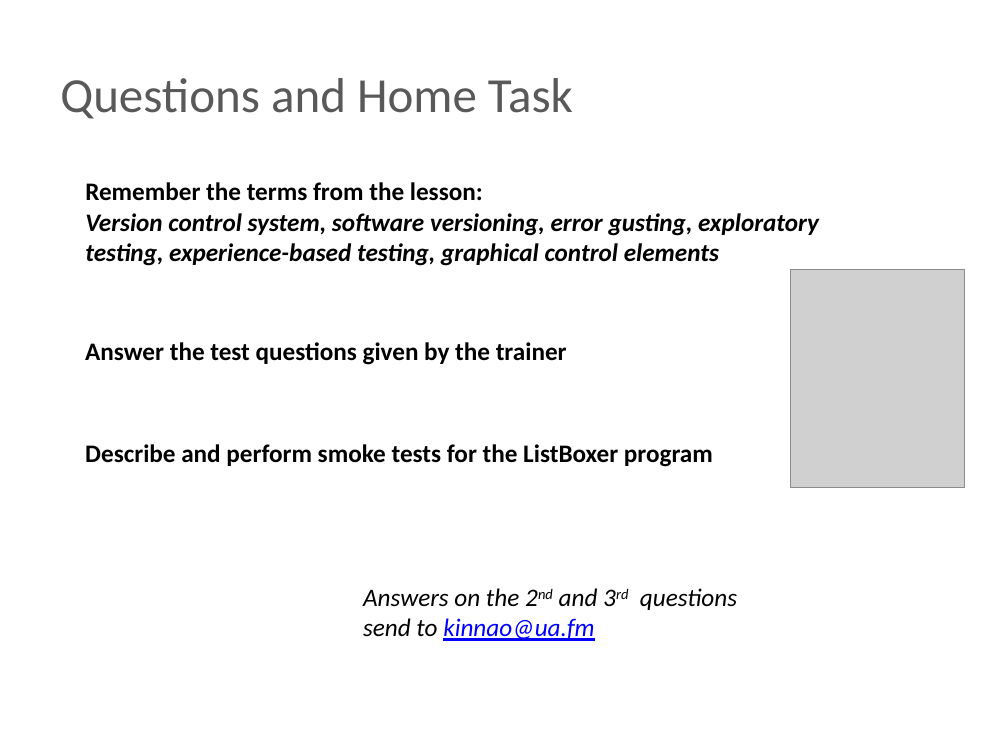
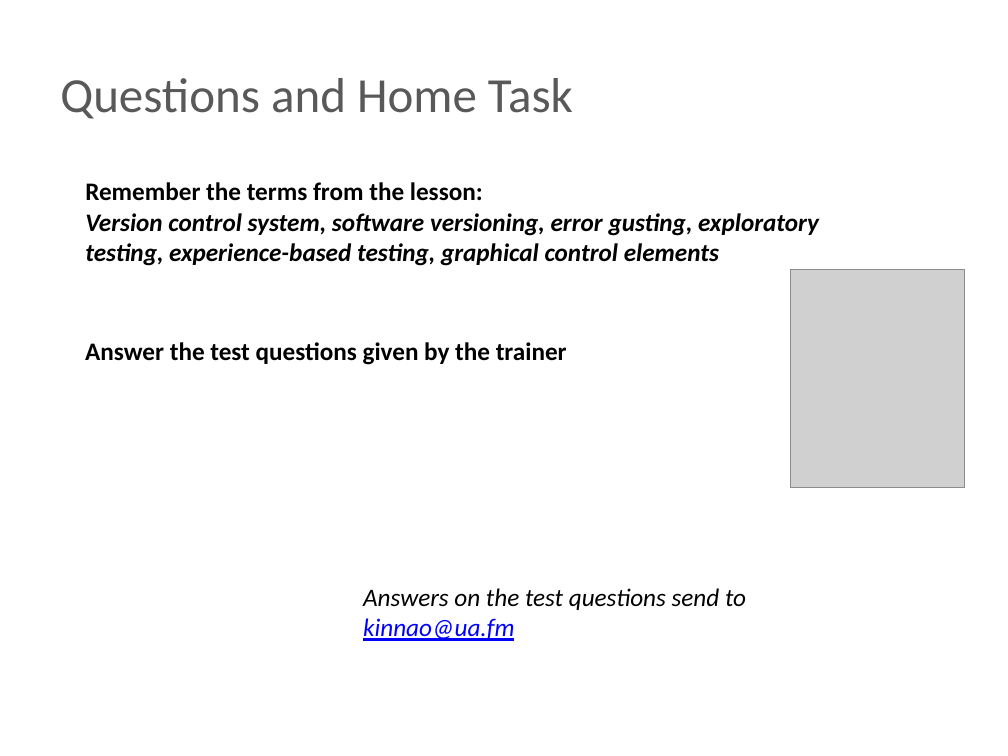
Before and after one commit to BigRacer/swtesting, a slide deck: slide 17 of inna/Занятие6/Занятие 6.pptx. Drawn at 1008x756 pixels with LibreOffice and Linux fonts; fonts in the diff are those of the drawing; grey boxes stand for pictures; background and template pictures are left out. Boxes give left, top, right and bottom in pixels: in the first picture for what was removed or moved away, otherwise in the second. Text is boxed around its words. In the diff, an @@ line names an element or a change of style, - is before the commit and + after.

```diff
--- a/inna/Занятие6/Занятие 6.pptx
+++ b/inna/Занятие6/Занятие 6.pptx
@@ text removed at bbox=[85, 444, 713, 467] @@
-Describe and perform smoke tests for the ListBoxer program
@@ text at bbox=[363, 588, 746, 641]: text changed @@
-Answers on the 2nd and 3rd questions send to kinnao@ua.fm
+Answers on the test questions send to kinnao@ua.fm
```
Also in this commit, not shown: 1 other file.
